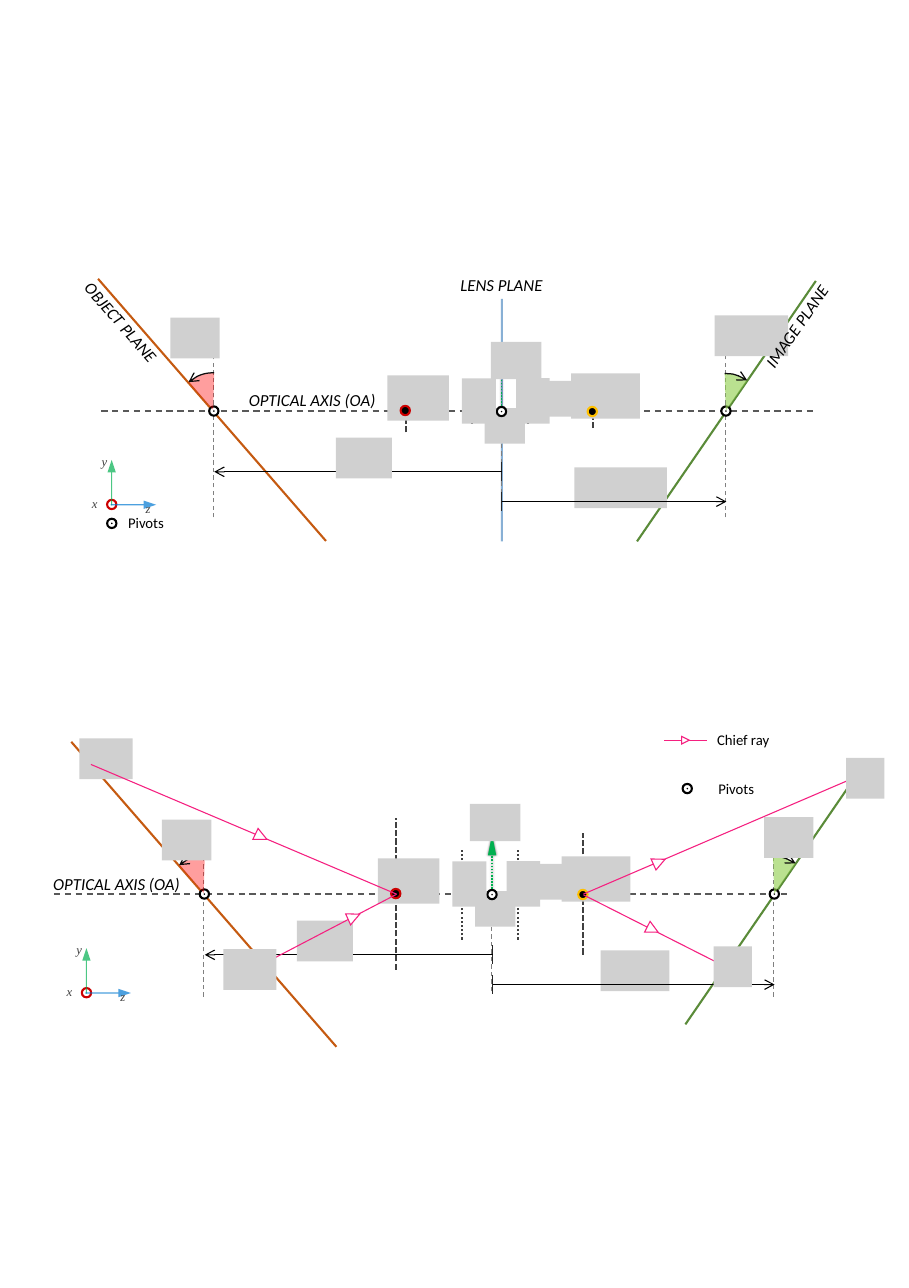
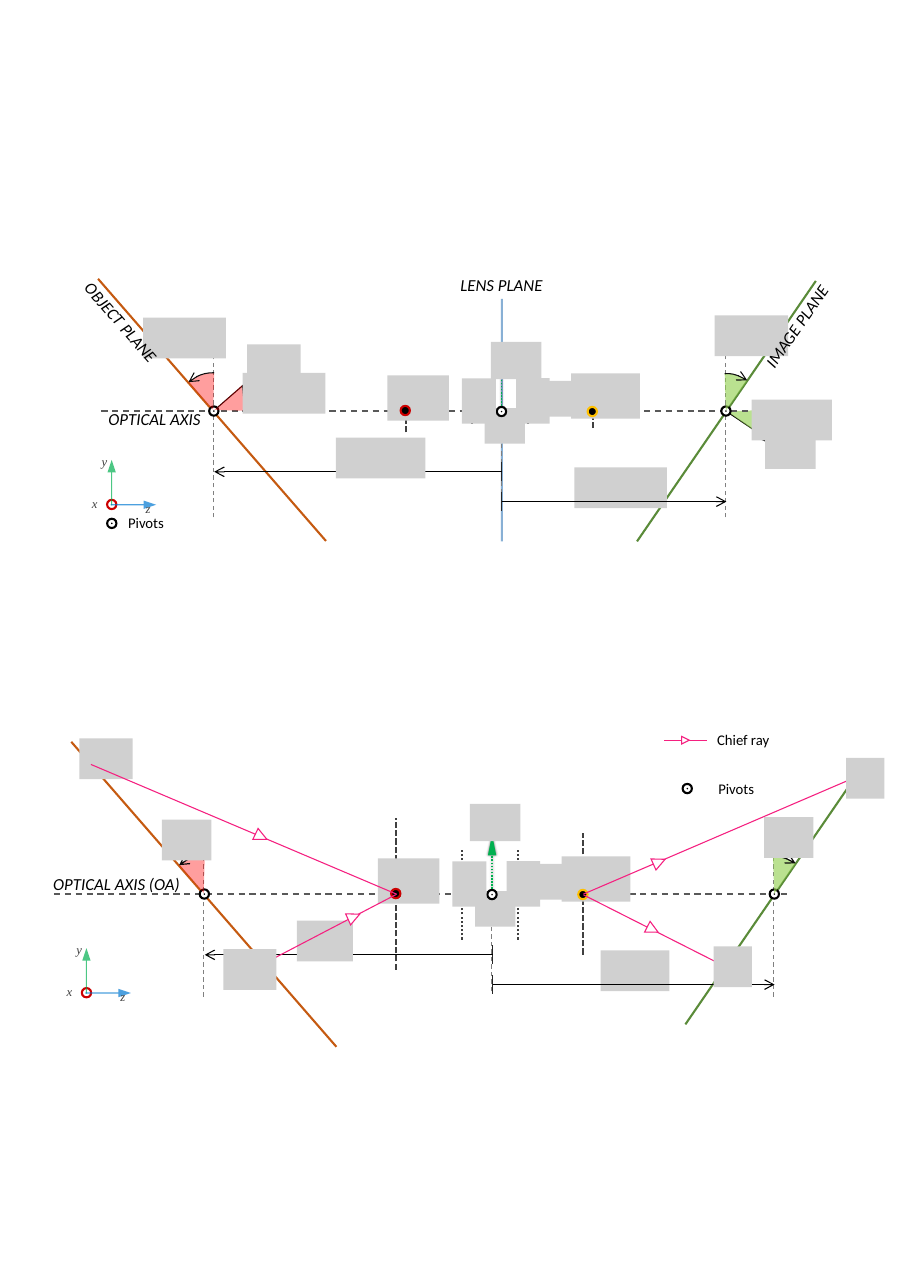
Before and after one commit to indranilsinharoy/phd-artifacts, a slide deck: slide 11 of chapters/chapter03_geometricmodel/figures/figures_PPT.pptx. Drawn at 909x1288 pixels with LibreOffice and Linux fonts; fonts in the diff are those of the drawing; grey boxes stand for pictures. Boxes give left, top, right and bottom in pixels: in the first picture for what was removed or moved away, otherwise in the second. Text is boxed around its words. In the diff, an @@ line names an element or a change of style, - is before the commit and + after.

```diff
--- a/chapters/chapter03_geometricmodel/figures/figures_PPT.pptx
+++ b/chapters/chapter03_geometricmodel/figures/figures_PPT.pptx
@@ picture: place and size @@
-picture at [170,318,220,359]
+picture at [142,318,226,359]
@@ arc (boxed as its full ellipse) at [176,373,250,447]: outline #0D0D0D 0.6 pt to #0D0D0D 0.5 pt @@
@@ arc (boxed as its full ellipse) at [689,374,764,448]: outline #0D0D0D 0.6 pt to #0D0D0D 0.5 pt @@
@@ text at [108,414,200,425]: text changed @@
-OPTICAL AXIS (OA)
+OPTICAL AXIS
@@ group added at [177,344,832,470]: 4 pictures, 2 arrows, 2 arc (boxed as its full ellipse)s @@
@@ picture: place and size @@
-picture at [336,438,392,479]
+picture at [336,438,426,479]
```
Also in this commit, not shown: 1 other slide changed, 2 slides added, 4 other files.
